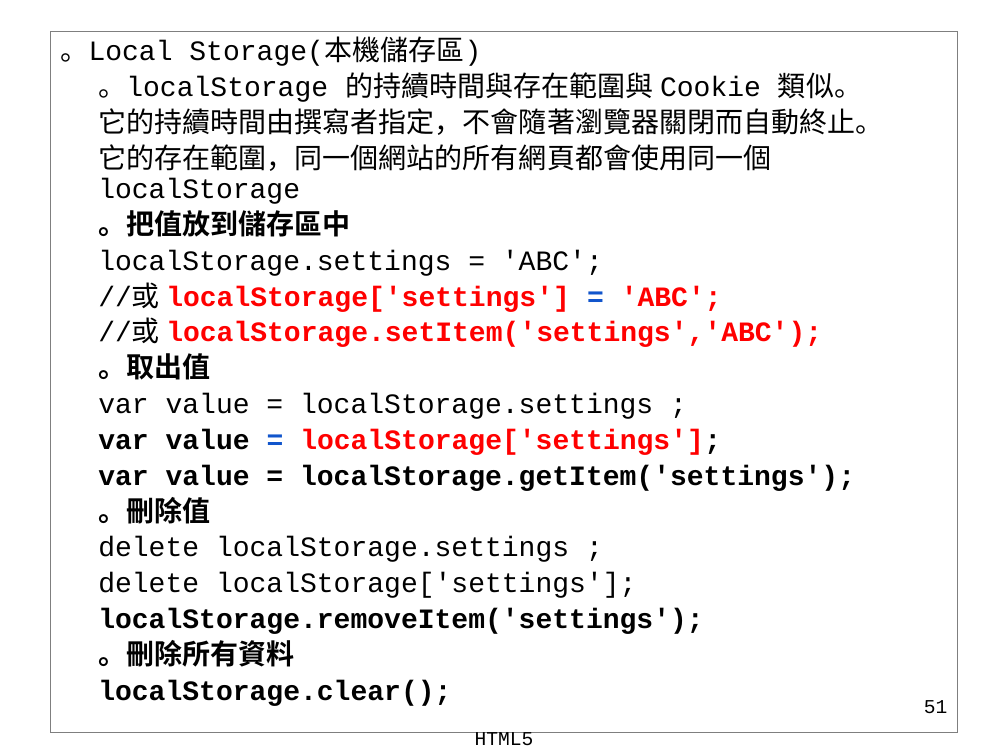
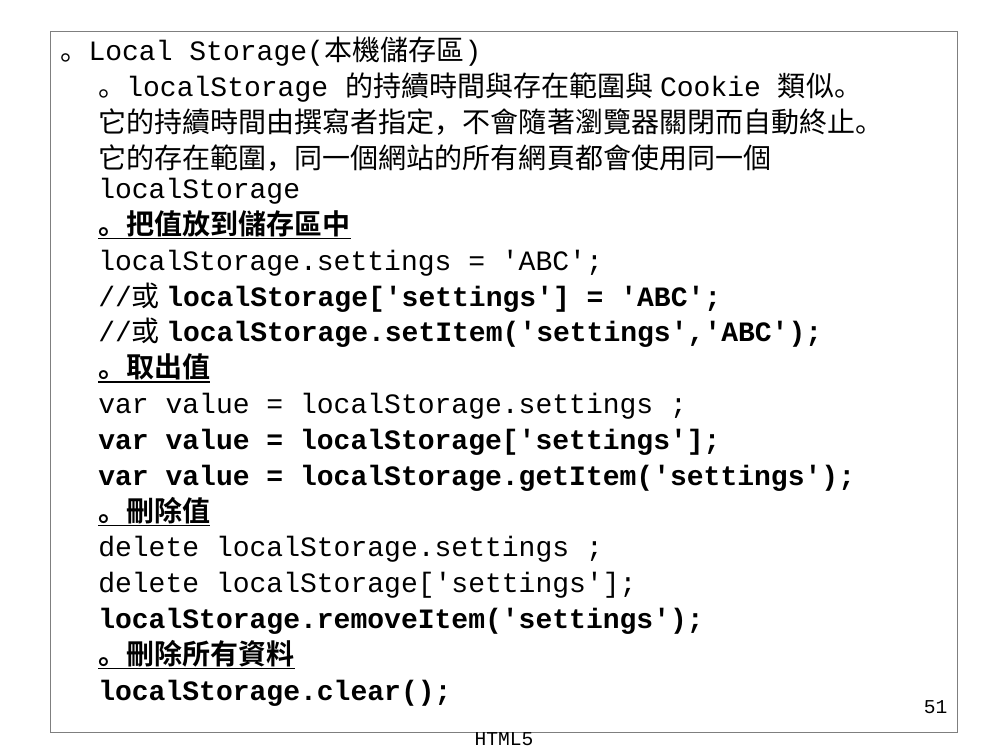
Before and after one commit to dive880217/HTML5api, a slide deck: slide 51 of tools/HTML5.pptx. Drawn at 1008x756 pixels with LibreOffice and Linux fonts; fonts in the diff are those of the drawing. Boxes give left, top, right and bottom in pixels: in the first picture for what was removed or moved away, otherwise in the second. Text is boxed around its words. In the diff, an @@ line names an element or a change of style, - is before the commit and + after.

```diff
--- a/tools/HTML5.pptx
+++ b/tools/HTML5.pptx
@@ text at (x1=98, y1=210, x2=822, y2=669): underline on in "。把值放到儲存區中", "。取出值", "。刪除值", "。刪除所有資料"; text colour #FF0000 to #000000 in "localStorage['settings'] 'ABC';", "localStorage.setItem('settings','ABC');", "localStorage['settings'];"; text colour #1155CC to #000000 in "=", "=" @@
```
Also in this commit, not shown: 5 other slides changed, 32 other files.
